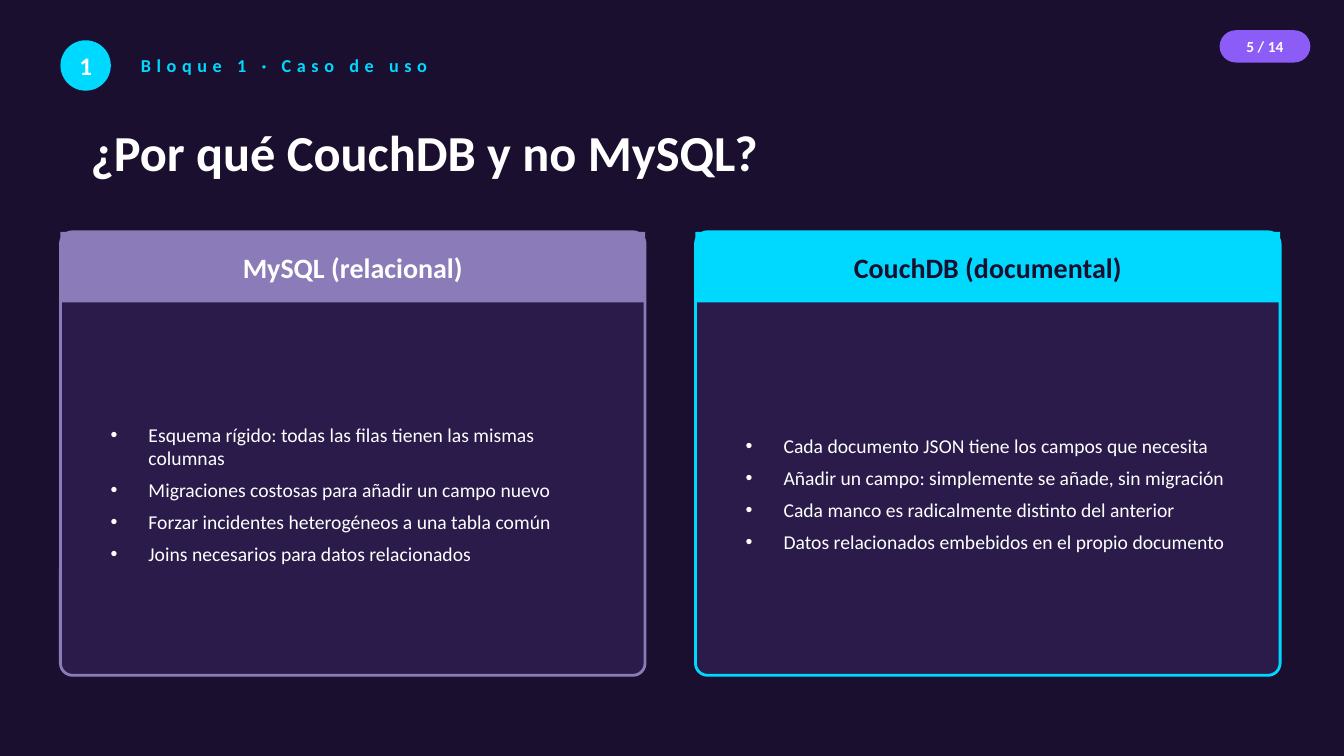
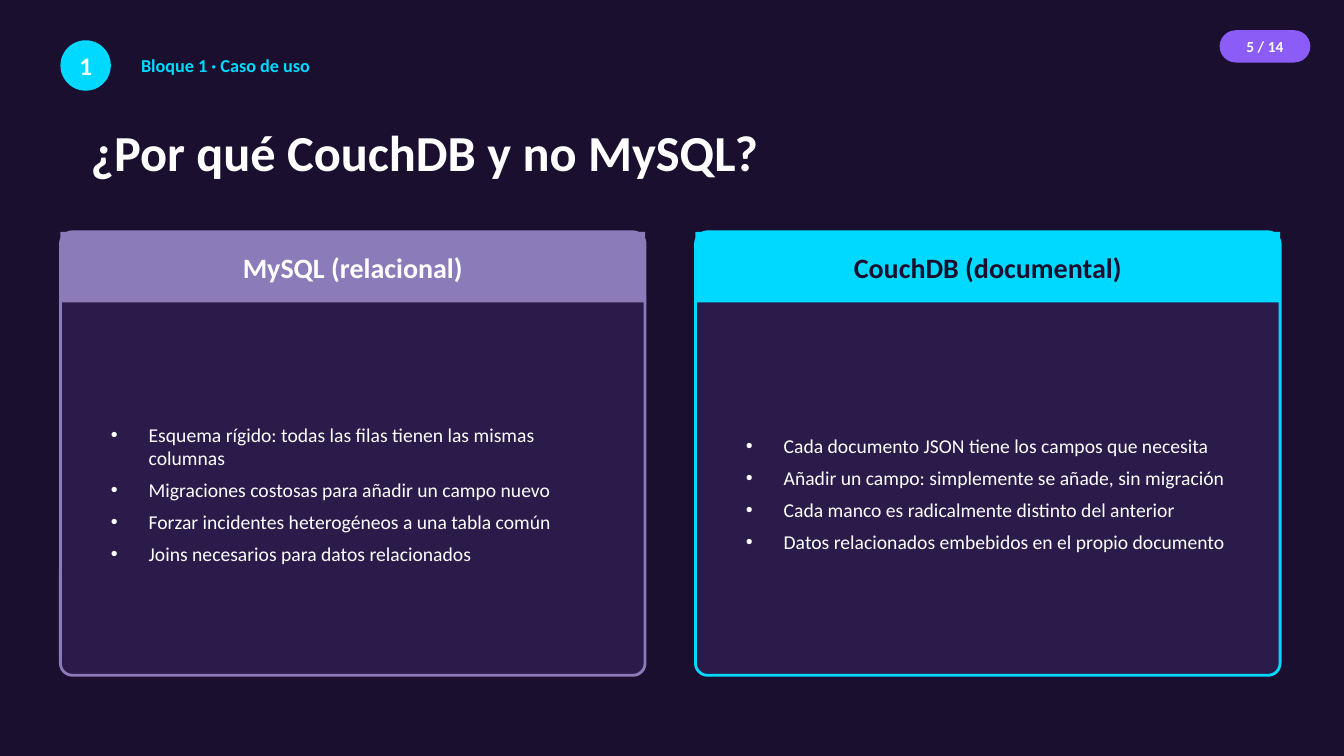
Before and after one commit to David2DAM/AEDcrudDavidAncor, a slide deck: slide 5 of docs/Presentacion_NoSQL_CouchDB.pptx. Drawn at 1344x756 pixels with LibreOffice and Linux fonts; fonts in the diff are those of the drawing. Boxes give left, top, right and bottom in pixels: in the first picture for what was removed or moved away, otherwise in the second. Text is boxed around its words. In the diff, an @@ line names an element or a change of style, - is before the commit and + after.

```diff
--- a/docs/Presentacion_NoSQL_CouchDB.pptx
+++ b/docs/Presentacion_NoSQL_CouchDB.pptx
@@ text "Bloque 1 · Caso de ..." at (141,59,310,75): letter spacing 4 to 0 pt @@
@@ text "Esquema rígido: todas las filas ..." at (149,428,551,564): less space between paragraphs @@
@@ text "Cada documento JSON tiene los ..." at (784,439,1225,552): less space between paragraphs @@
```
Also in this commit, not shown: 13 other slides changed, 1 other file.
